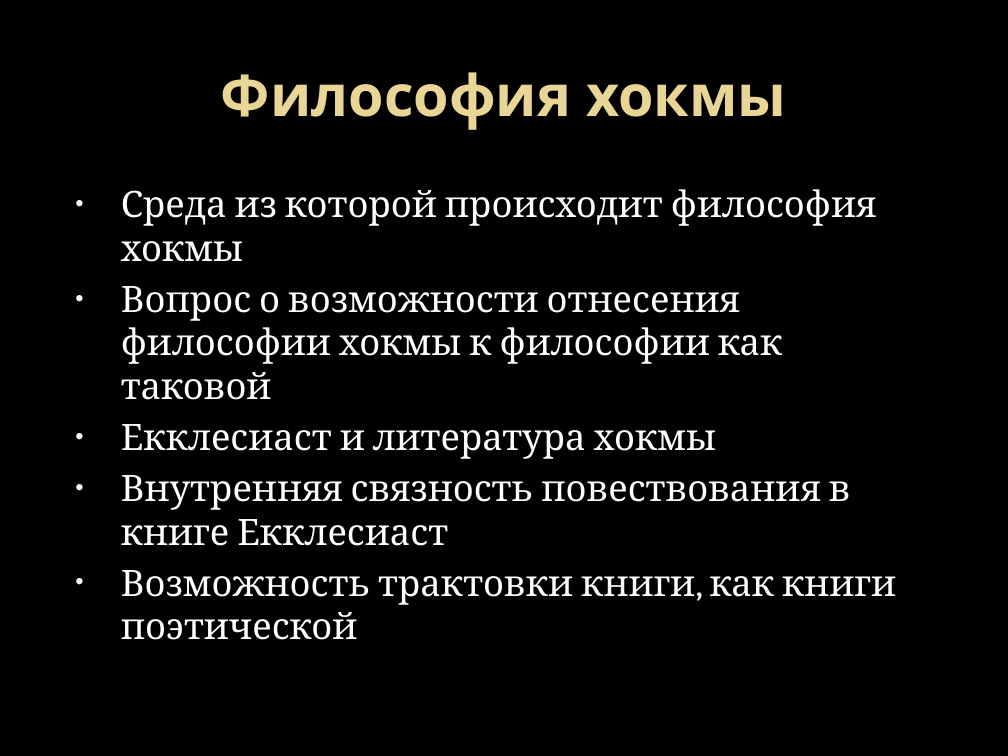
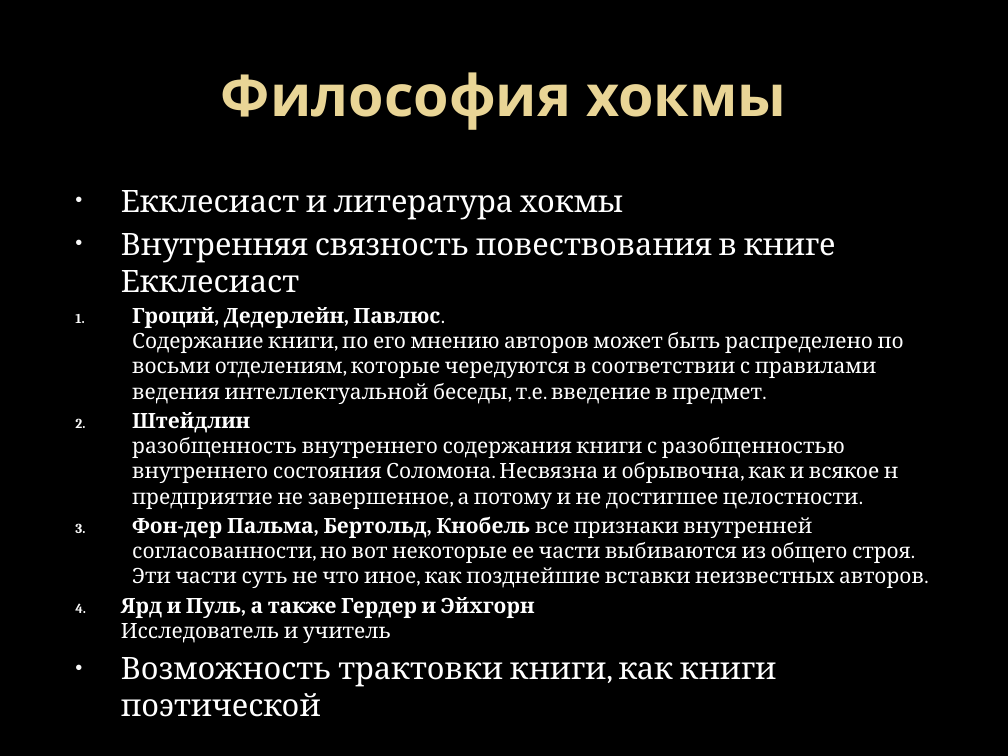
Before and after one commit to weerci/seminar, a slide deck: slide 9 of Диплом/Презентация/Томская духовная семинария.pptx (slide 8 before the commit). Drawn at 1008x756 pixels with LibreOffice and Linux fonts; fonts in the diff are those of the drawing; background and template pictures are left out. Boxes give left, top, right and bottom in pixels: in the first picture for what was removed or moved away, otherwise in the second. Text is boxed around its words. In the diff, an @@ line names an element or a change of style, - is before the commit and + after.

```diff
--- a/Диплом/Презентация/Томская духовная семинария.pptx
+++ b/Диплом/Презентация/Томская духовная семинария.pptx
@@ text at (121, 189, 876, 400): paragraphs removed @@
-• Среда из которой происходит философия хокмы
-• Вопрос о возможности отнесения философии хокмы к философии как таковой
@@ text at (121, 190, 836, 717): size 26 to 22 pt in "Екклесиаст и литература хокмы", "Внутренняя связность повествования в книге Екклесиаст", "Возможность трактовки книги, как книги поэтической" @@
@@ text at (121, 307, 924, 643): paragraphs added @@
+1. Гроций, Дедерлейн, Павлюс.
+   Содержание книги, по его мнению авторов может быть распределено по восьми отделениям, которые чередуются в соответствии с правилами ведения интеллектуальной беседы, т.е. введение в предмет.
+2. Штейдлин
+   разобщенность внутреннего содержания книги с разобщенностью внутреннего состояния Соломона. Несвязна и обрывочна, как и всякое н предприятие не завершенное, а потому и не достигшее целостности.
+3. Фон-дер Пальма, Бертольд, Кнобель все признаки внутренней согласованности, но вот некоторые ее части выбиваются из общего строя. Эти части суть не что иное, как позднейшие вставки неизвестных авторов.
+4. Ярд и Пуль, а также Гердер и Эйхгорн
+   Исследователь и учитель
```
Also in this commit, not shown: 3 other slides changed, 1 slide added, 2 other files.
